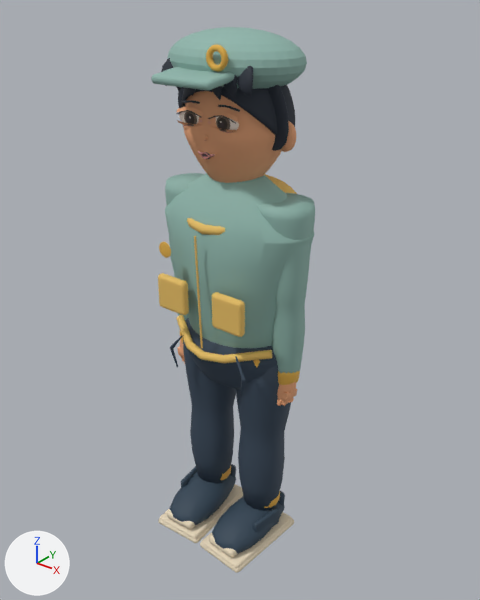
The glTF model models/atrium/residents/he-master.glb: old version first, new version second.
Both versions are drawn from a 50 mm camera at (1.271, -1.571, 1.913) aimed at (0.009, 0.007, 0.935). The axes (+X, +Y, +Z) are drawn at lower left. The lights are the same throughout. The older version comes first. Where no turn or scale is listed for an object, it has been applied to the vertices. Vertices at exactly the same position are counted once.

The first picture shows 'HeadPivot_Surface', 'SkinnedArticulationCore', 'VisualRoot_Surface' and 3 more.
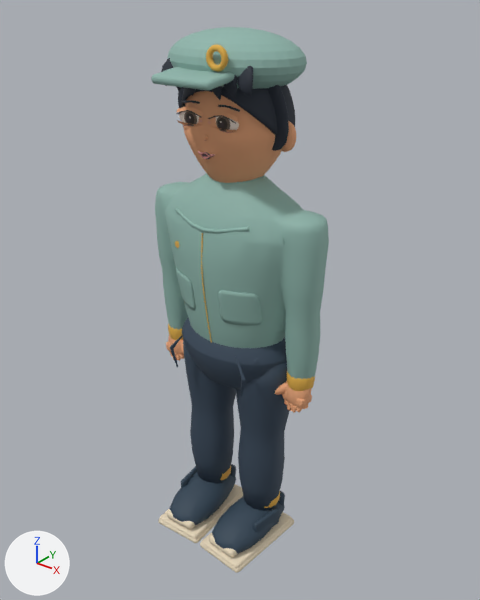
What differs and where, as boxes [x1, y1, x2, y2] in the pictures (480 x 600 px; the box of a moved part takes in the faces that stretch with it):
'SkinnedArticulationCore', reshaped (11% wider): before [158, 173, 315, 573]; after [155, 173, 329, 573]
'VisualRoot_Surface', reshaped: before [158, 173, 314, 396]; after [170, 208, 287, 396]
part 1 of me_skinnedarticulationcoremesh, added: after [155, 173, 329, 379]
part 2 of me_skinnedarticulationcoremesh, moved or reshaped: before [165, 173, 315, 406]; after [166, 324, 315, 413]
part 3 of me_torsomesh, rebuilt: before [187, 218, 225, 235]; after [174, 208, 249, 234]
part 4 of me_torsomesh, added: after [176, 268, 195, 310]
part 5 of me_torsomesh, added: after [218, 290, 262, 326]
part 6 of me_torsomesh, added: after [201, 233, 212, 343]
part 7 of me_torsomesh, deleted (mostly hidden): before [264, 174, 297, 194]
part 8 of me_torsomesh, deleted: before [159, 242, 171, 258]
part 9 of me_torsomesh, deleted (orange): before [212, 292, 245, 337]
part 10 of me_torsomesh, deleted (orange): before [158, 273, 189, 315]
part 11 of me_torsomesh, deleted (orange): before [176, 315, 272, 363]
part 12 of me_torsomesh, recoloured: before [253, 360, 260, 367]; after [182, 329, 260, 367]

The edits, one by one:
me_skinnedarticulationcoremesh is used by ob_skinnedarticulationcore; location (0.0, 0.0, 0.0).
me_skinnedarticulationcoremesh had 5626 vertices, 11076 faces and spanned x -0.277..0.277, y -0.246..0.1, z 0.003..1.315.
me_skinnedarticulationcoremesh now has 5974 vertices, 11776 faces and spans x -0.333..0.333, y -0.246..0.158, z 0.003..1.38.
me_skinnedarticulationcoremesh part 1: a new loose piece of 852 vertices spanning x -0.333..0.333, y -0.17..0.158, z 0.705..1.38, in mat_skinnedarticulationcore_vertex_surface.
me_skinnedarticulationcoremesh part 2: 2335 vertices moved from x -0.258..0.258, y -0.056..0.045, z 0.613..0.763 to x -0.316..0.316, y -0.056..0.045, z 0.613..0.763; 510 vertices removed from x -0.277..0.277, y -0.087..0.088, z 0.651..1.315; 6 vertices added at x -0.304..0.298, y -0.036..0.028, z 0.651..0.703.
me_torsomesh is used by ob_visualroot_surface; location (0.0, 0.0, 0.0).
me_torsomesh had 2488 vertices, 4900 faces and spanned x -0.278..0.278, y -0.208..0.195, z 0.655..1.465.
me_torsomesh now has 1294 vertices, 2524 faces and spans x -0.219..0.219, y -0.171..0.159, z 0.655..1.465.
me_torsomesh part 3: the loose piece of 70 vertices spanning x -0.152..0.152, y -0.171..-0.075, z 1.215..1.27 is rebuilt with 70 vertices and now spans x -0.147..0.147, y -0.166..-0.117, z 1.224..1.261.
me_torsomesh part 4: a new loose piece of 162 vertices spanning x -0.175..-0.055, y -0.16..-0.085, z 0.93..1.05, in mat_resident_unified_surface.
me_torsomesh part 5: a new loose piece of 162 vertices spanning x 0.055..0.175, y -0.16..-0.085, z 0.93..1.05, in mat_resident_unified_surface.
me_torsomesh part 6: a new loose piece of 100 vertices spanning x -0.002..0.002, y -0.171..-0.131, z 0.83..1.22, in mat_resident_unified_surface.
me_torsomesh part 7: the loose piece of 482 vertices spanning x -0.175..0.175, y -0.035..0.195, z 1.18..1.35 is deleted.
me_torsomesh part 8: the loose piece of 266 vertices spanning x -0.146..-0.094, y -0.208..-0.202, z 1.124..1.176 is deleted.
me_torsomesh part 9: the loose piece of 152 vertices spanning x 0.055..0.175, y -0.197..-0.169, z 0.93..1.05 is deleted.
me_torsomesh part 10: the loose piece of 152 vertices spanning x -0.175..-0.055, y -0.197..-0.169, z 0.93..1.05 is deleted.
me_torsomesh part 11: the loose piece of 70 vertices spanning x -0.207..0.207, y -0.191..-0.058, z 0.787..0.843 is deleted.
me_torsomesh part 12: 300 kept faces spanning x -0.171..0.171, y -0.105..0.095, z 0.767..0.813 get new vertex colours; the middle colour goes from orange #e4b149 to dark blue #364657.
Other edits to the shape of me_torsomesh do not show in these pictures.
